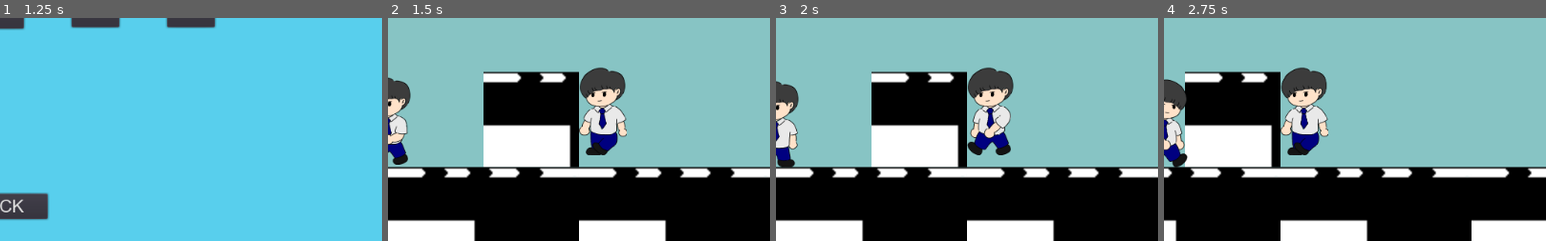
Above: before the commit, frames 1-4 (left to right).
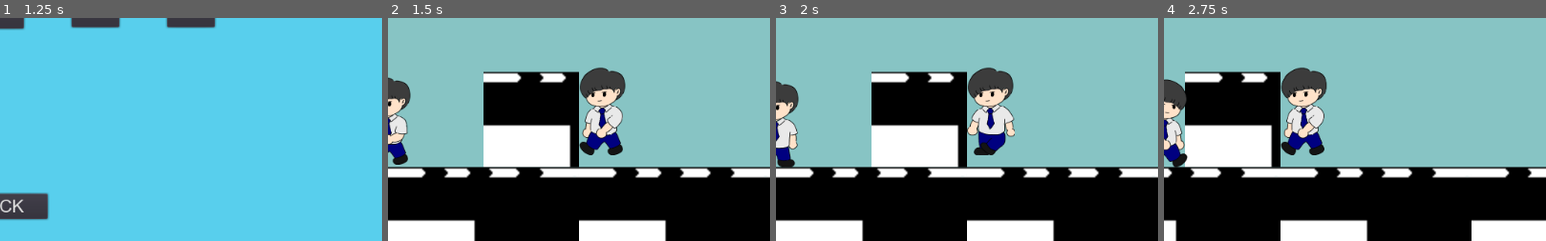
Above: after the commit, the same moments.

Repository: FakhruddinAmriR/gemastik
Game: Godot game, scene res://UI/Game.tscn
The game is run twice, just before and just after one commit, with the same random seed, the same clock (stepped at 60 frames per second) and the same inputs.
Inputs:
- Up to frame 1 (1.25 s): click "PLAY" at 0.5 s
- Up to frame 2 (1.5 s): click "1" at 1.25 s
- Up to frame 3 (2 s): no input
- Up to frame 4 (2.75 s): tap Enter (ui_accept) at 2, 2.27 s; hold Right (ui_right) from 2.03 s (still down)
The pictures show only the part of the screen within x 50-100%, y 41-91%; the shares and areas given below are measured in that part.

Frame 1 is identical in both runs. In frame 2, 1.3% of the frame differs, in the area x 50-63%, y 39-62%; in frame 3, 1.3%; in frame 4, 1.3%.

Commit message:
fix bug level

Diff:
--- a/Enemy/BadKid.tscn
+++ b/Enemy/BadKid.tscn
@@ -46,4 +46,5 @@
 position = Vector2( 0, 8 )
 scale = Vector2( 0.25, 0.25 )
 frames = SubResource( 6 )
+frame = 2
 playing = true
--- a/Level/Level_1.tscn
+++ b/Level/Level_1.tscn
@@ -10,6 +10,9 @@
 extents = Vector2( 32, 224.5 )
 
 [node name="Level_1" type="Node2D"]
+
+[node name="NextLevel" parent="." instance=ExtResource( 5 )]
+position = Vector2( 760, 440 )
 
 [node name="Camera2D" type="Camera2D" parent="."]
 position = Vector2( 128, 424 )
@@ -73,6 +76,3 @@
 
 [node name="BadKid" parent="." instance=ExtResource( 4 )]
 position = Vector2( 280, 464 )
-
-[node name="NextLevel" parent="." instance=ExtResource( 5 )]
-position = Vector2( 760, 440 )
--- a/Level/Level_2.tscn
+++ b/Level/Level_2.tscn
@@ -9,7 +9,7 @@
 [sub_resource type="RectangleShape2D" id=1]
 extents = Vector2( 32, 224.5 )
 
-[node name="Level_1" type="Node2D"]
+[node name="Level_2" type="Node2D"]
 
 [node name="Camera2D" type="Camera2D" parent="."]
 position = Vector2( 128, 424 )
--- a/Level/Level_3.tscn
+++ b/Level/Level_3.tscn
@@ -9,7 +9,7 @@
 [sub_resource type="RectangleShape2D" id=1]
 extents = Vector2( 32, 224.5 )
 
-[node name="Level_1" type="Node2D"]
+[node name="Level_3" type="Node2D"]
 
 [node name="Camera2D" type="Camera2D" parent="."]
 position = Vector2( 128, 424 )
--- a/Level/Level_4.tscn
+++ b/Level/Level_4.tscn
@@ -9,7 +9,7 @@
 [sub_resource type="RectangleShape2D" id=1]
 extents = Vector2( 32, 224.5 )
 
-[node name="Level_1" type="Node2D"]
+[node name="Level_4" type="Node2D"]
 
 [node name="Camera2D" type="Camera2D" parent="."]
 position = Vector2( 128, 424 )
--- a/Level/Level_5.tscn
+++ b/Level/Level_5.tscn
@@ -9,7 +9,7 @@
 [sub_resource type="RectangleShape2D" id=1]
 extents = Vector2( 32, 224.5 )
 
-[node name="Level_1" type="Node2D"]
+[node name="Level_5" type="Node2D"]
 
 [node name="Camera2D" type="Camera2D" parent="."]
 position = Vector2( 128, 424 )
--- a/NextLevel.gd
+++ b/NextLevel.gd
@@ -4,4 +4,5 @@
 	var bodies = get_overlapping_bodies()
 	for body in bodies:
 		if body.name == "Player":
+			print(str(int(get_tree().current_scene.name) + 1))
 			get_tree().change_scene("res://Level/Level_" + str(int(get_tree().current_scene.name) + 1) + ".tscn")
